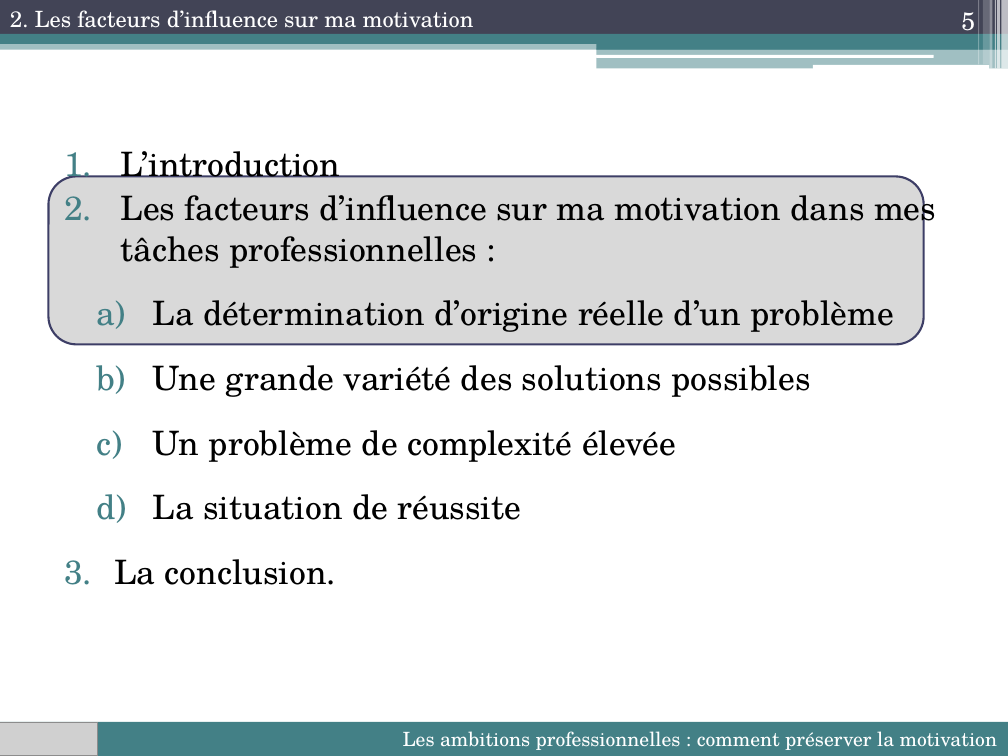
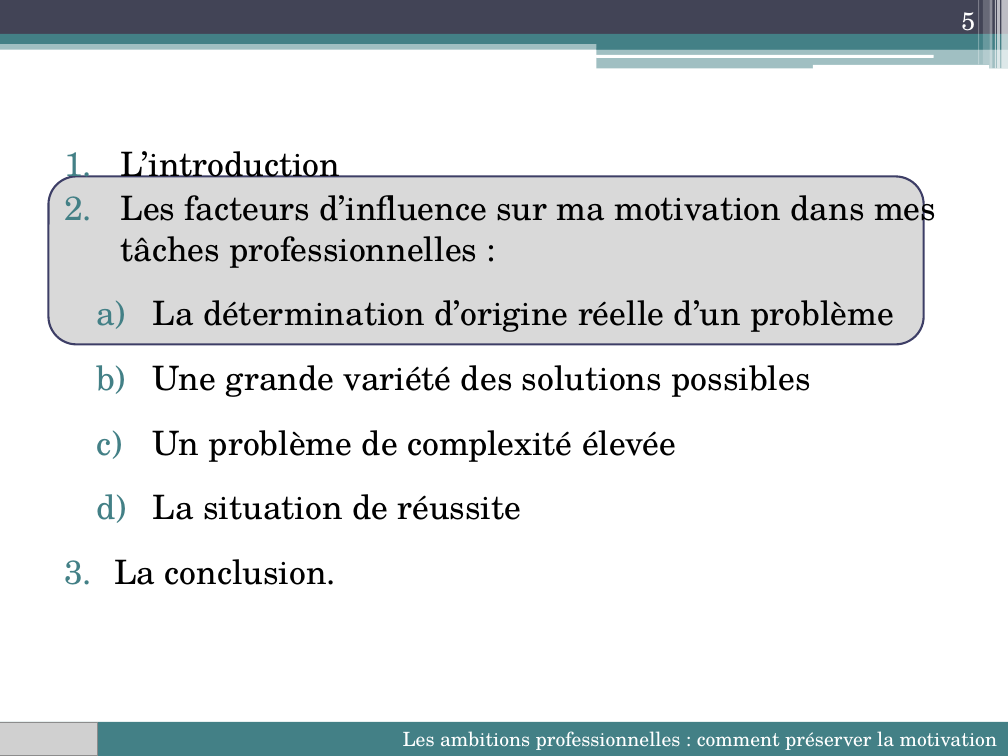
Before and after one commit to lioubouchkin/soutenance, a slide deck: slide 5 of Soutenance.pptx. Drawn at 1008x756 pixels with LibreOffice and Linux fonts; fonts in the diff are those of the drawing; grey boxes stand for pictures. Boxes give left, top, right and bottom in pixels: in the first picture for what was removed or moved away, otherwise in the second. Text is boxed around its words. In the diff, an @@ line names an element or a change of style, - is before the commit and + after.

```diff
--- a/Soutenance.pptx
+++ b/Soutenance.pptx
@@ text removed at (10,10,474,28) @@
-2. Les facteurs d’influence sur ma motivation
```
Also in this commit, not shown: 15 other slides changed, 1 slide added, 1 other file.
